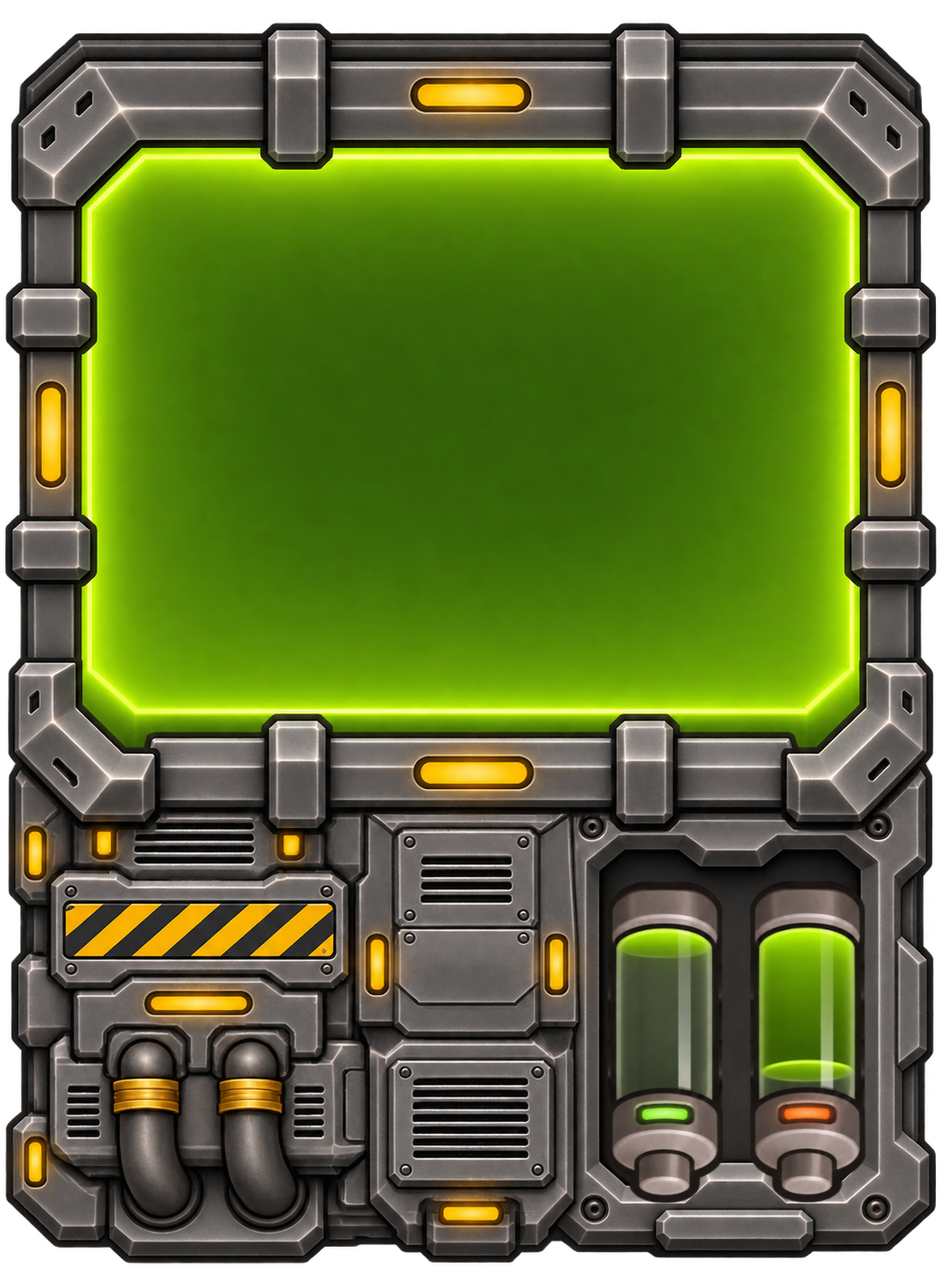
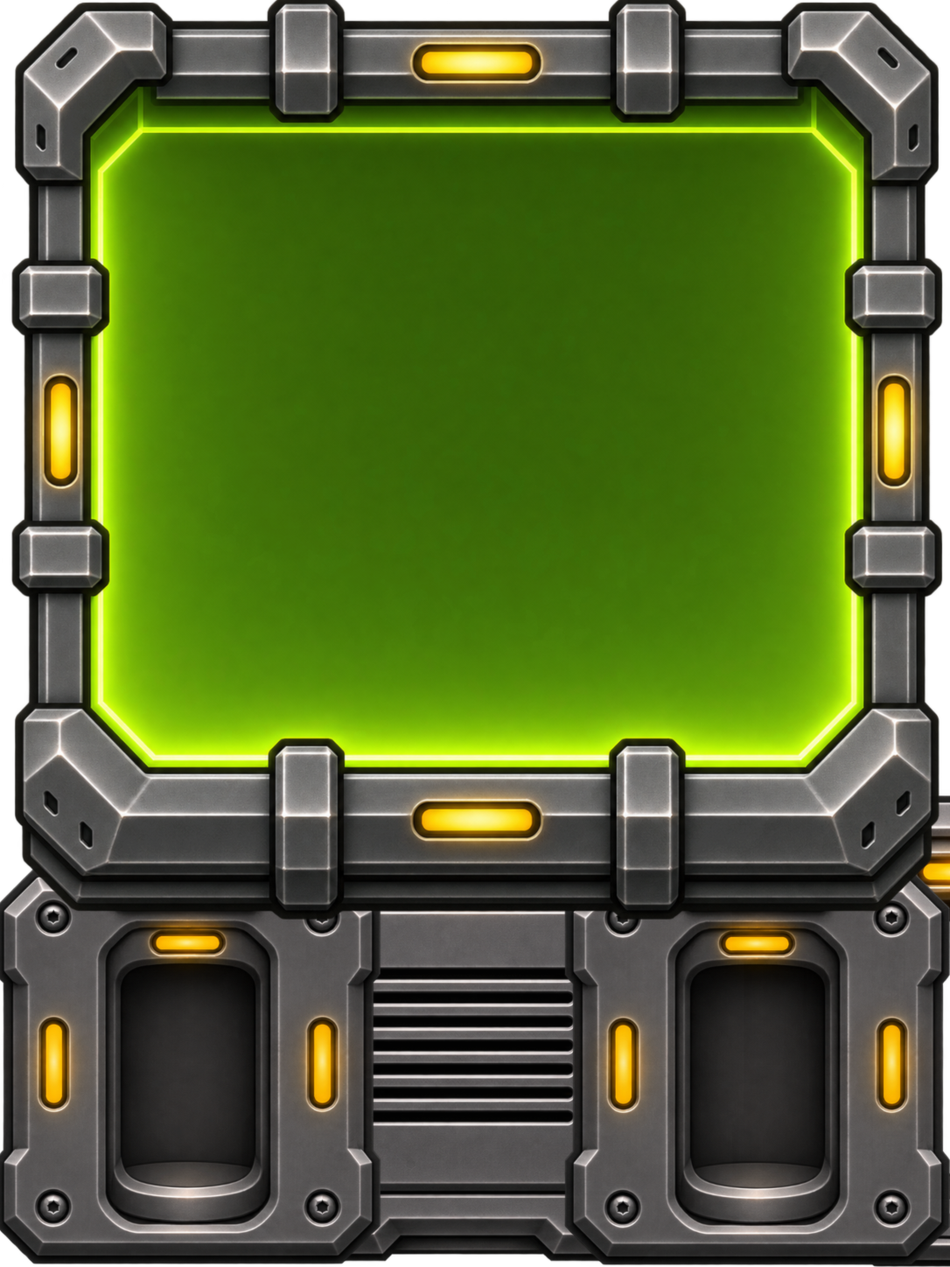
Layered file, before and after one edit (950×1267). Changes by layer:
hid "Left_01", painted on it over [703, 879, 867, 1222]
hid "Right_00", painted on it over [135, 878, 727, 1221]
painted on "Pasted Layer #1" over [0, 0, 950, 1267]
added layer "Right" above "Left" over [0, 852, 385, 1265]
added layer "Left" above "Pasted Layer #5" over [561, 853, 950, 1267]
added layer "Pasted Layer #5" above "Pasted Layer #2" over [238, 789, 950, 1267]
